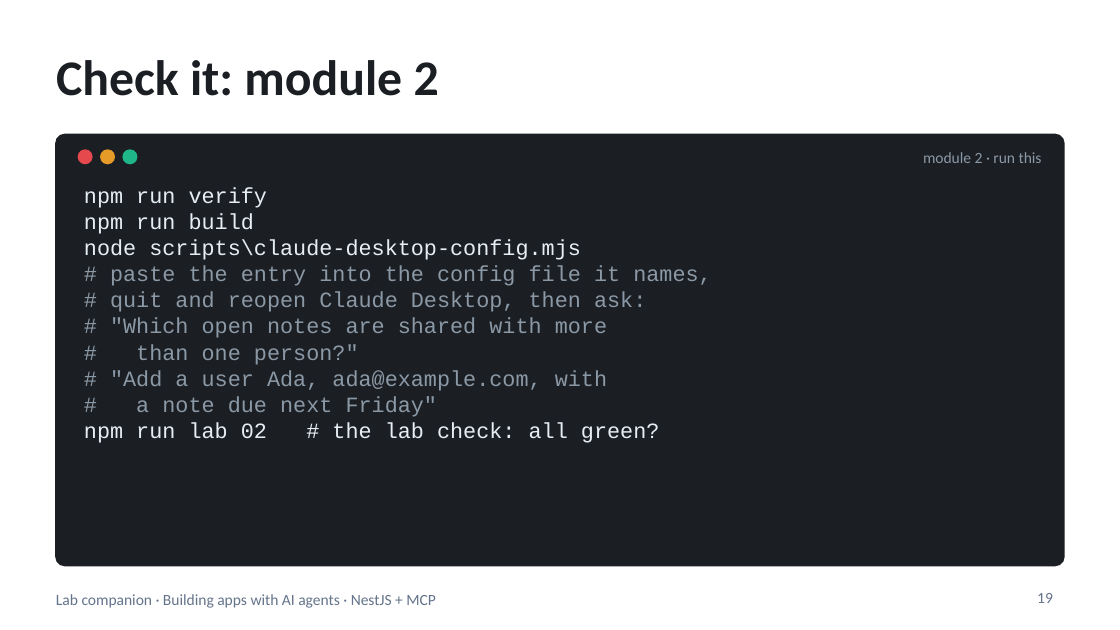
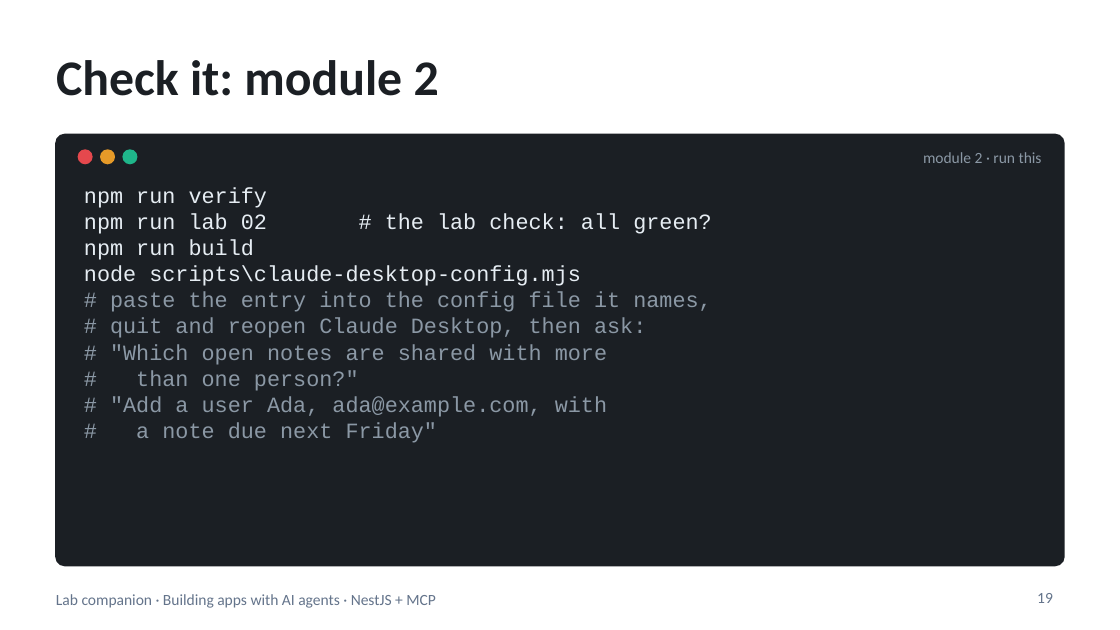
Before and after one commit to blazaga/ai-training-modules, a slide deck: slide 19 of docs/ai-agent-training/slides/lab-companion.pptx. Drawn at 1120x630 pixels with LibreOffice and Linux fonts; fonts in the diff are those of the drawing. Boxes give left, top, right and bottom in pixels: in the first picture for what was removed or moved away, otherwise in the second. Text is boxed around its words. In the diff, an @@ line names an element or a change of style, - is before the commit and + after.

```diff
--- a/docs/ai-agent-training/slides/lab-companion.pptx
+++ b/docs/ai-agent-training/slides/lab-companion.pptx
@@ text at (x1=84, y1=213, x2=711, y2=234): paragraph added @@
+npm run lab 02 # the lab check: all green?
@@ text at (x1=84, y1=422, x2=659, y2=443): paragraph removed @@
-npm run lab 02 # the lab check: all green?
```
Also in this commit, not shown: 2 other slides changed, 6 other files.
